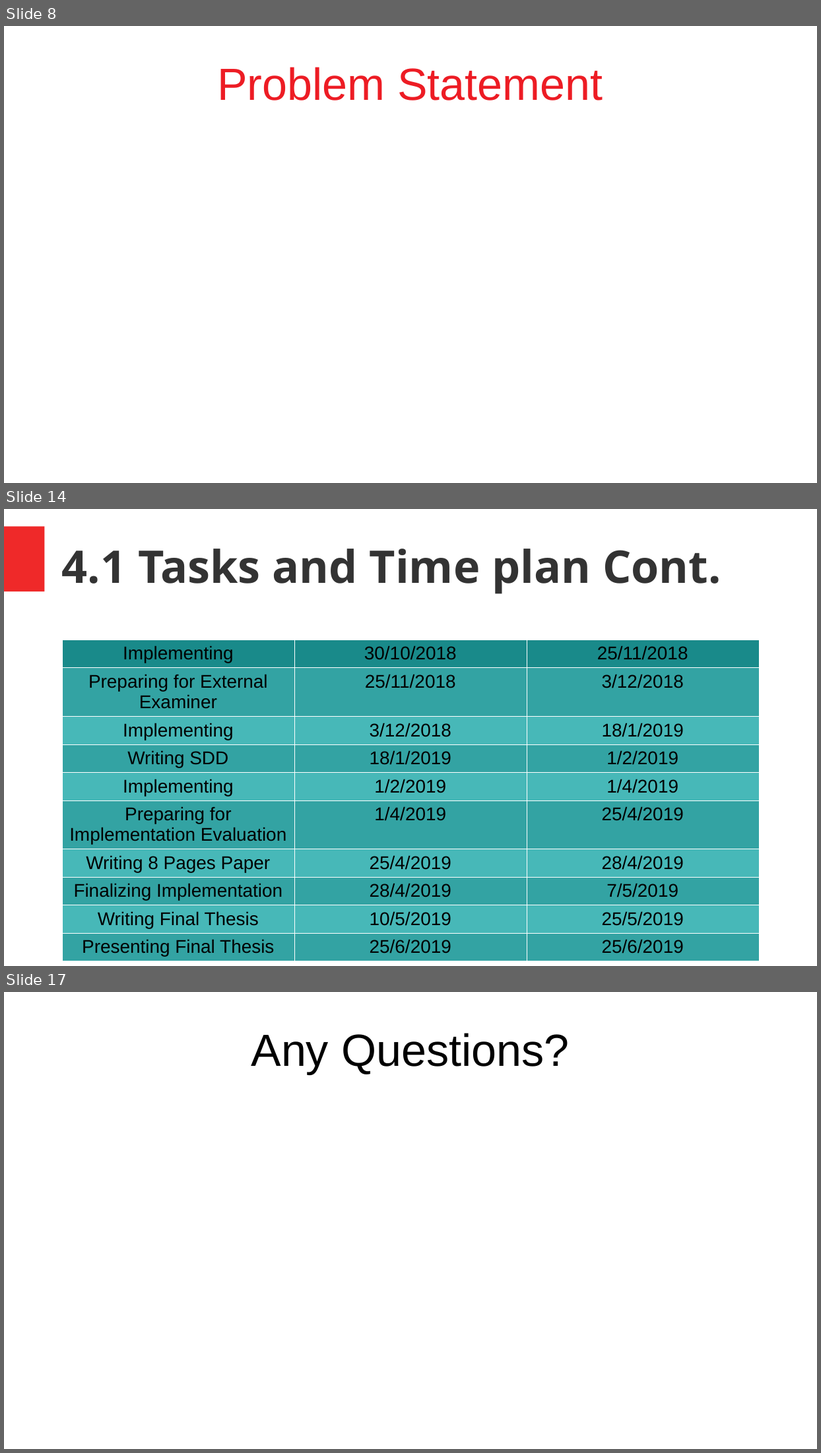
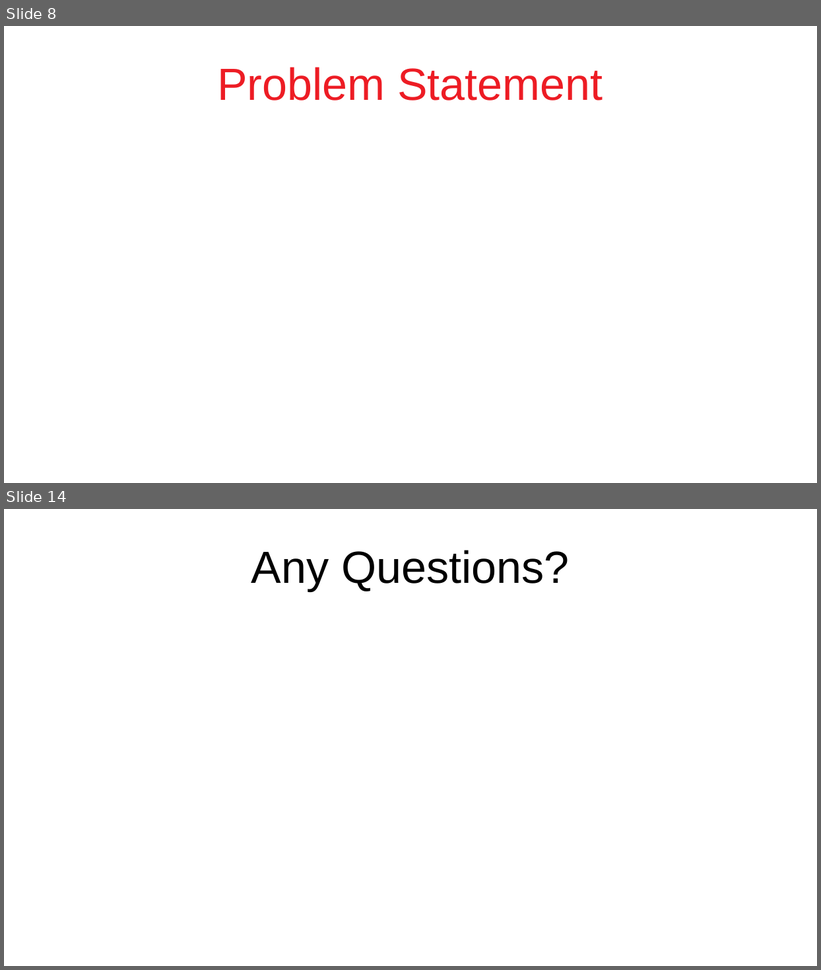
Before and after one commit to DevJohnIbrahim/SSM-GP, a slide deck: Graduation Proposal/Cyberbullypresentation.pptx. Shown one above the other, each under a label of ours: slides 8, 14 and 17 before the commit, slides 8 and 14 after it; the slides between them are not shown. The pictures are 821x1453 and 821x970 pixels, drawn with LibreOffice and Linux fonts; fonts in the diff are those of the drawing. Boxes give left, top, right and bottom in pixels: in the first picture for what was removed or moved away, otherwise in the second. Text is boxed around its words. In the diff, an @@ line names an element or a change of style, - is before the commit and + after.

```diff
--- a/Graduation Proposal/Cyberbullypresentation.pptx
+++ b/Graduation Proposal/Cyberbullypresentation.pptx
@@ slide 14 removed at <box>4,509,817,966</box>, background #FFFFFF @@
@@ rectangle removed at <box>4,527,44,592</box> @@
@@ text removed at <box>62,549,721,594</box> @@
-4.1 Tasks and Time plan Cont.
@@ table removed at <box>62,640,760,961</box>, 10 rows, 3 columns @@
-Implementing | 30/10/2018 | 25/11/2018
-Preparing for External Examiner | 25/11/2018 | 3/12/2018
-Implementing | 3/12/2018 | 18/1/2019
-Writing SDD | 18/1/2019 | 1/2/2019
-Implementing | 1/2/2019 | 1/4/2019
-Preparing for Implementation Evaluation | 1/4/2019 | 25/4/2019
-Writing 8 Pages Paper | 25/4/2019 | 28/4/2019
-Finalizing Implementation | 28/4/2019 | 7/5/2019
-Writing Final Thesis | 10/5/2019 | 25/5/2019
-Presenting Final Thesis | 25/6/2019 | 25/6/2019
@@ what was slide 17 is now slide 14 @@
```
Also in this commit, not shown: 6 slides added, 8 other slides removed, 1 other file.
